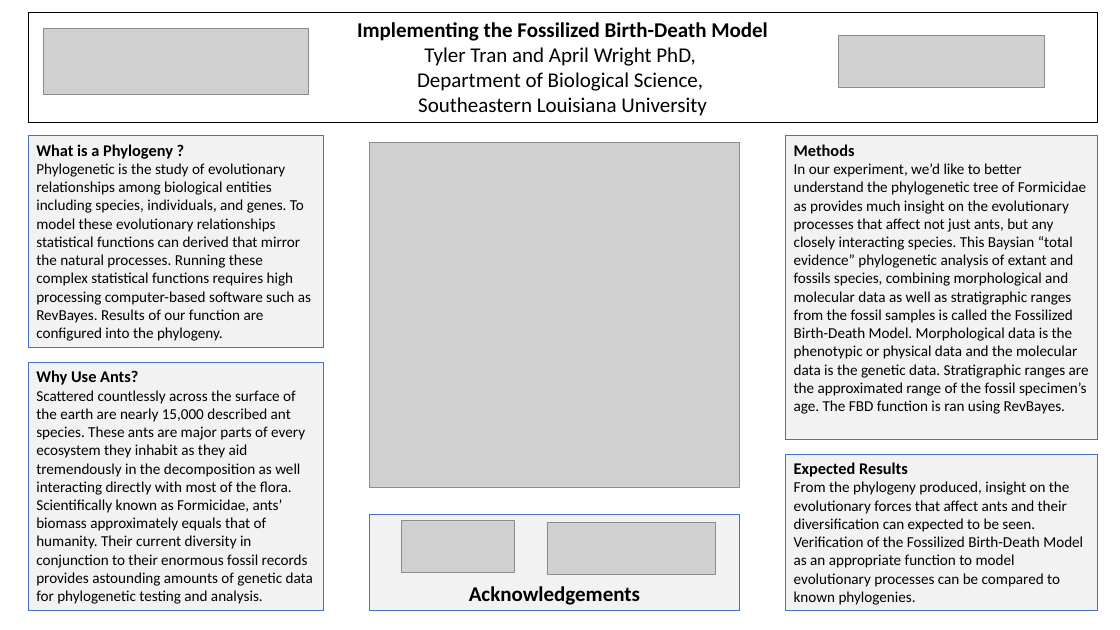
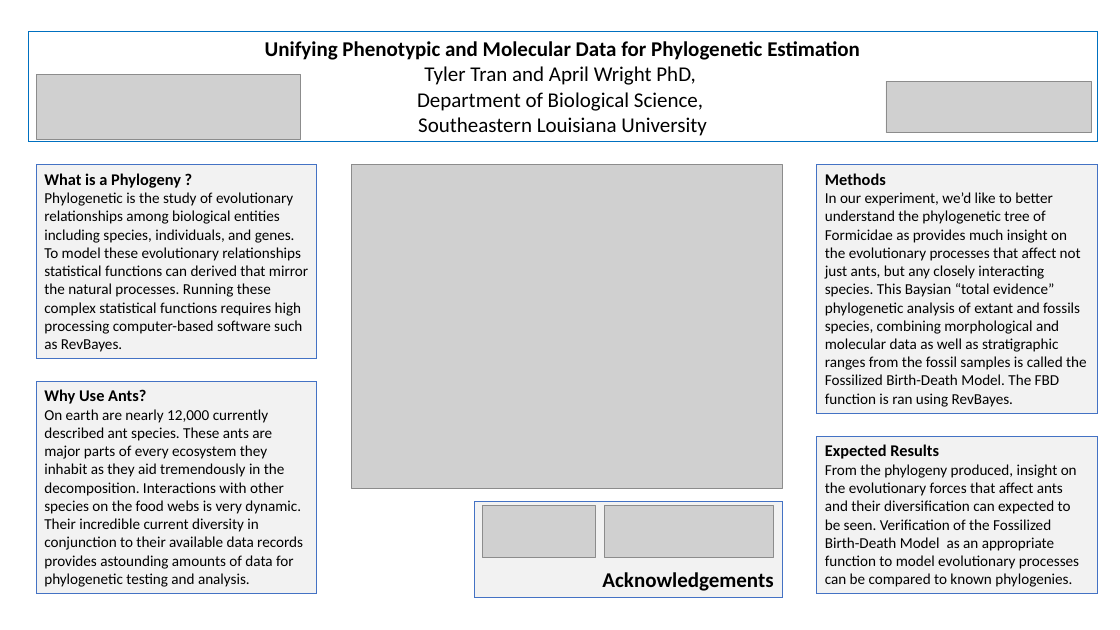
Before and after one commit to Paleantology/FossilDates, a slide deck: slide 1 of Draft_Poster.pptx. Drawn at 1120x630 pixels with LibreOffice and Linux fonts; fonts in the diff are those of the drawing; grey boxes stand for pictures. Boxes give left, top, right and bottom in pixels: in the first picture for what was removed or moved away, otherwise in the second. Text is boxed around its words. In the diff, an @@ line names an element or a change of style, - is before the commit and + after.

Commit message:
Few small changes to the final powerpoint before printing.

```diff
--- a/Draft_Poster.pptx
+++ b/Draft_Poster.pptx
@@ rectangle "Unifying Phenotypic and Molecular Data ...": place and size @@
-rectangle "Unifying Phenotypic and Molecular Data ..." at [28,13,1097,123]
+rectangle "Unifying Phenotypic and Molecular Data ..." at [28,32,1097,142]
@@ rectangle "Unifying Phenotypic and Molecular Data ..." at [28,32,1097,142]: outline #000000 0.75 pt to #0070C0 0.75 pt @@
@@ text in rectangle at [265,41,860,60]: text changed @@
-Implementing the Fossilized Birth-Death Model
+Unifying Phenotypic and Molecular Data for Phylogenetic Estimation
@@ picture: place and size @@
-picture at [44,29,308,94]
+picture at [36,74,301,139]
@@ picture: place and size @@
-picture at [839,36,1044,87]
+picture at [886,82,1092,133]
@@ rectangle "What is a Phylogeny ?": place and size @@
-rectangle "What is a Phylogeny ?" at [28,135,323,347]
+rectangle "What is a Phylogeny ?" at [36,165,317,359]
@@ picture: place and size @@
-picture at [370,143,740,487]
+picture at [351,165,782,488]
@@ rectangle "Methods": place and size @@
-rectangle "Methods" at [786,135,1097,439]
+rectangle "Methods" at [817,165,1097,413]
@@ text in rectangle at [44,192,308,352]: text changed @@
-Phylogenetic is the study of evolutionary relationships among biological entities including species, individuals, and genes. To model these evolutionary relationships statistical functions can derived that mirror the natural processes. Running these complex statistical functions requires high processing computer-based software such as RevBayes. Results of our function are configured into the phylogeny.
+Phylogenetic is the study of evolutionary relationships among biological entities including species, individuals, and genes. To model these evolutionary relationships statistical functions can derived that mirror the natural processes. Running these complex statistical functions requires high processing computer-based software such as RevBayes.
@@ text in rectangle at [825,192,1087,407]: text changed @@
-In our experiment, we’d like to better understand the phylogenetic tree of Formicidae as provides much insight on the evolutionary processes that affect not just ants, but any closely interacting species. This Baysian “total evidence” phylogenetic analysis of extant and fossils species, combining morphological and molecular data as well as stratigraphic ranges from the fossil samples is called the Fossilized Birth-Death Model. Morphological data is the phenotypic or physical data and the molecular data is the genetic data. Stratigraphic ranges are the approximated range of the fossil specimen’s age. The FBD function is ran using RevBayes.
+In our experiment, we’d like to better understand the phylogenetic tree of Formicidae as provides much insight on the evolutionary processes that affect not just ants, but any closely interacting species. This Baysian “total evidence” phylogenetic analysis of extant and fossils species, combining morphological and molecular data as well as stratigraphic ranges from the fossil samples is called the Fossilized Birth-Death Model. The FBD function is ran using RevBayes.
@@ rectangle "Why Use Ants?": place and size @@
-rectangle "Why Use Ants?" at [28,362,323,611]
+rectangle "Why Use Ants?" at [36,381,317,593]
@@ text in rectangle at [44,409,303,587]: text changed @@
-Scattered countlessly across the surface of the earth are nearly 15,000 described ant species. These ants are major parts of every ecosystem they inhabit as they aid tremendously in the decomposition as well interacting directly with most of the flora. Scientifically known as Formicidae, ants’ biomass approximately equals that of humanity. Their current diversity in conjunction to their enormous fossil records provides astounding amounts of genetic data for phylogenetic testing and analysis.
+On earth are nearly 12,000 currently described ant species. These ants are major parts of every ecosystem they inhabit as they aid tremendously in the decomposition. Interactions with other species on the food webs is very dynamic. Their incredible current diversity in conjunction to their available data records provides astounding amounts of data for phylogenetic testing and analysis.
@@ rectangle "Expected Results": place and size @@
-rectangle "Expected Results" at [786,455,1097,612]
+rectangle "Expected Results" at [817,437,1097,594]
@@ rectangle "Acknowledgements": place and size @@
-rectangle "Acknowledgements" at [370,515,740,611]
+rectangle "Acknowledgements" at [475,502,782,597]
@@ rectangle "Acknowledgements" at [475,502,782,597]: alignment centre to right @@
@@ picture: place and size @@
-picture at [402,521,515,573]
+picture at [482,506,596,558]
@@ picture: place and size @@
-picture at [547,523,716,575]
+picture at [605,506,774,558]
```
